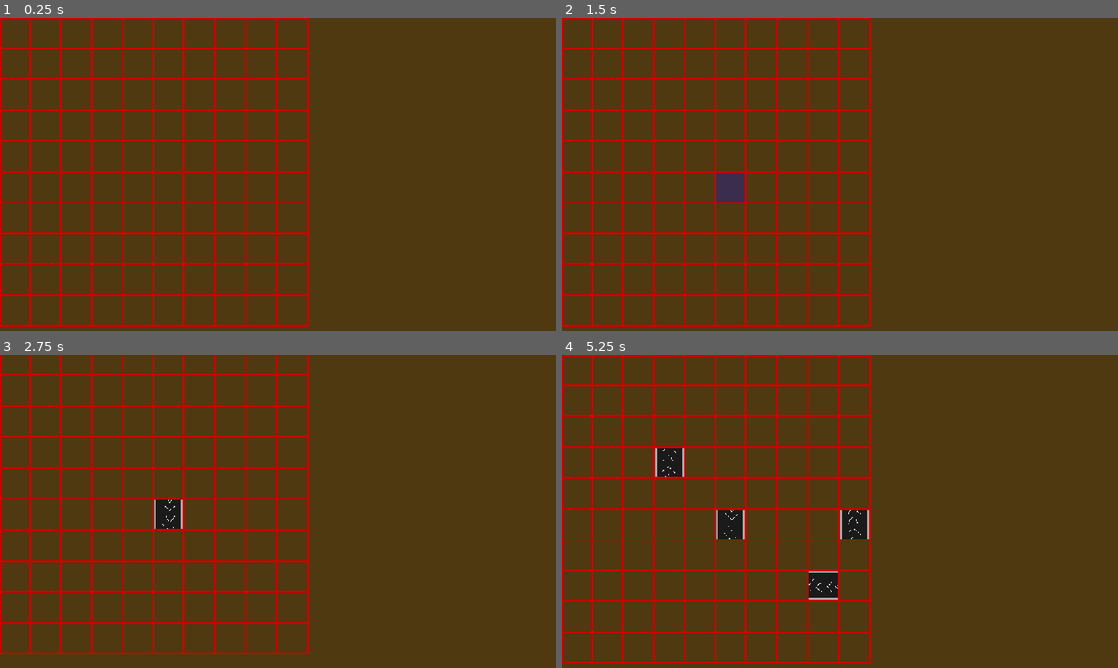
Above: before the commit, frames 1-4 (two rows, left to right).
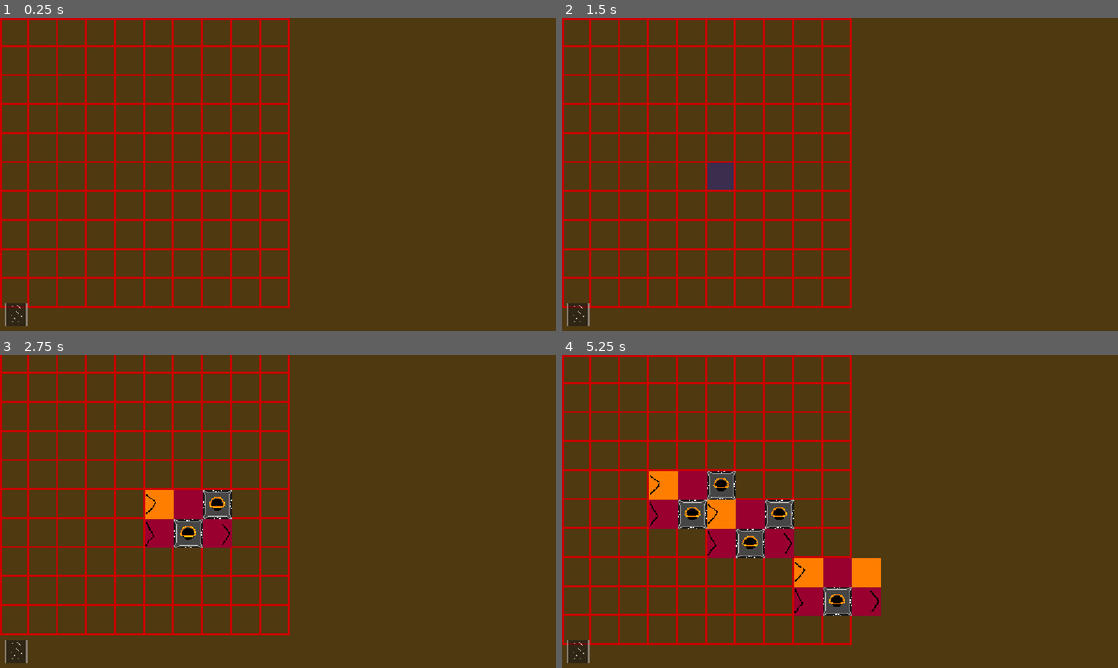
Above: after the commit, the same moments.

Repository: maksymiblue12/TFMG-Mania
Game: Godot game, scene res://world/world.tscn
Two runs of this game, one before a commit and one after it. Both use one fixed random seed, a clock stepped at 60 frames per second and the inputs below.
Inputs (mouse positions are in pixels of both pictures, inside the frame that each line leads up to):
- Up to frame 1 (0.25 s): no input
- Up to frame 2 (1.5 s): tap Enter at 0.5 s; move the mouse to (962, 158) at 0.52 s; press the mouse at (962, 158) at 0.53 s; tap R (rotate_building) at 0.8, 1.35 s; tap Space at 1.25 s; move the mouse to (728, 190) at 1.27 s; release the mouse at (728, 190) at 1.28 s
- Up to frame 3 (2.75 s): click (166, 527) at 1.55 s; move the mouse to (333, 442) at 2.02 s; hold R (rotate_building) from 2.03 s (still down); tap S (camera_down) at 2.1 s; click (333, 442) at 2.17 s
- Up to frame 4 (5.25 s): move the mouse to (812, 574) at 2.77 s; release R (rotate_building) at 2.78 s; tap A (camera_left) at 2.85 s; click (812, 574) at 3.05 s; move the mouse to (1006, 558) at 3.52 s; hold R (rotate_building) 3.53-4.28 s; tap D (camera_right) at 3.6 s; click (1006, 558) at 3.67 s; move the mouse to (673, 464) at 4.27 s; tap W (camera_up) at 4.35 s; click (673, 464) at 4.55 s; move the mouse to (867, 511) at 5.02 s; press the mouse at (867, 511) at 5.03 s

The runs differ from the first frame. In frame 1, 12% of the frame differs, in the area x 0-56%, y 0-99%; in frame 2, 13%; in frame 3, 14%; in frame 4, 20%, in the area x 0-58%, y 0-99%.
Error after the commit: Invalid call. Nonexistent function 'rotate_tile' in base 'Node2D (Furnace)'. (res://game_state.gd:20)

Commit message:
start work on multitile machines

Diff:
--- a/game_constants.gd
+++ b/game_constants.gd
@@ -13,6 +13,12 @@
 	DIRECTION.RIGHT:Vector2.RIGHT,
 	DIRECTION.DOWN:Vector2.UP,
 }
+var DIRECTION_TO_ROTATION={
+	DIRECTION.LEFT:270,
+	DIRECTION.UP:0,
+	DIRECTION.RIGHT:90,
+	DIRECTION.DOWN:180,
+}
 var NEXT_DIRECTION={
 	DIRECTION.LEFT:DIRECTION.UP,
 	DIRECTION.UP:DIRECTION.RIGHT,
--- a/game_state.gd
+++ b/game_state.gd
@@ -1,8 +1,10 @@
 extends Node
+
+signal rotated_tile_to_place
 
 var belt_manager:BeltManager
 
-var tile_to_place:BaseBuilding=Belt.new()
+var tile_to_place:Building=Furnace.new()
 
 func _ready() -> void:
 	belt_manager=get_tree().root.get_node("/root/world/BeltManager")
@@ -16,3 +18,4 @@
 func _input(event: InputEvent) -> void:
 	if (event.is_action_pressed("rotate_building")):
 		tile_to_place.rotate_tile()
+		rotated_tile_to_place.emit()
--- a/project.godot
+++ b/project.godot
@@ -74,5 +74,6 @@
 
 [rendering]
 
+textures/canvas_textures/default_texture_filter=0
 rendering_device/driver.windows="d3d12"
 environment/defaults/default_clear_color=Color(0.30980393, 0.22352941, 0.06666667, 1)
--- a/tiles/base_building.gd
+++ b/tiles/base_building.gd
@@ -1,11 +1,14 @@
 class_name BaseBuilding
-extends Node2D
+extends Building
+
+@onready var sprite:Sprite2D=$Sprite2D
 
 var scene:PackedScene
 var components:PackedStringArray=PackedStringArray()
 
 var square:Square
 var dir:GameConstants.DIRECTION=GameConstants.DIRECTION.UP
+var rotatable:bool=true
 
 func _init() -> void:
 	pass
@@ -17,19 +20,17 @@
 	return dir
 
 func rotate_tile():
+	if (!rotatable): return
 	dir=GameConstants.NEXT_DIRECTION[dir]
 
 func update_sprite_direction():
-	if (dir==GameConstants.DIRECTION.RIGHT):$Sprite2D.rotation_degrees=90
-	elif (dir==GameConstants.DIRECTION.LEFT):$Sprite2D.rotation_degrees=270
-	elif (dir==GameConstants.DIRECTION.DOWN):$Sprite2D.rotation_degrees=180
-	elif (dir==GameConstants.DIRECTION.UP):$Sprite2D.rotation_degrees=0
+	sprite.rotation_degrees=GameConstants.DIRECTION_TO_ROTATION[dir]
 
 func get_center():
-	return global_position+$Sprite2D.get_rect().size/2
+	return global_position+sprite.get_rect().size/2
 
 func get_direction_side(dirc):
-	return global_position+$Sprite2D.get_rect().size/2+$Sprite2D.get_rect().size/2*GameConstants.DIRECTION_TO_VECTOR[dirc]*Vector2(1,-1)
+	return global_position+sprite.get_rect().size/2+sprite.get_rect().size/2*GameConstants.DIRECTION_TO_VECTOR[dirc]*Vector2(1,-1)
 
 func has_component(c:String):
 	return components.has(c)
--- a/tiles/belts/belt_corner/belt_corner.gd
+++ b/tiles/belts/belt_corner/belt_corner.gd
@@ -8,6 +8,9 @@
 	scene=preload("res://tiles/belts/belt_corner/belt_corner.tscn")
 	components.append("belt_corner")
 	dir=GameConstants.DIRECTION.RIGHT
+
+func flip():
+	flipped=!flipped
 
 func get_direction():
 	return GameConstants.OPPOSITE_DIRECTION[dir] if flipped else dir
--- /dev/null
+++ b/tiles/building.gd
@@ -0,0 +1,2 @@
+class_name Building
+extends Node2D
--- a/tiles/debug/item_creator/item_creator.gd
+++ b/tiles/debug/item_creator/item_creator.gd
@@ -6,6 +6,7 @@
 	scene=preload("res://tiles/debug/item_creator/item_creator.tscn")
 	components.append("debug")
 	components.append("item_creator")
+	rotatable=false
 
 func _on_timer_timeout():
 	for i in GameConstants.DIRECTION.values():
--- a/tiles/debug/item_creator/item_creator.tscn
+++ b/tiles/debug/item_creator/item_creator.tscn
@@ -7,6 +7,7 @@
 script = ExtResource("1_hphn8")
 
 [node name="Sprite2D" type="Sprite2D" parent="." unique_id=852147232]
+texture_filter = 1
 texture = ExtResource("1_enb3j")
 offset = Vector2(30, 30)
 
--- a/tiles/item_acceptor.gd
+++ b/tiles/item_acceptor.gd
@@ -27,11 +27,22 @@
 	acceptor_active=false
 	pop_accepted_item()
 
+func has_accepted_item():
+	return accepted_item!=GameConstants.ITEM_TYPE.NONE
+
+func could_accept_item(from_dir:GameConstants.DIRECTION):
+	return acceptor_active and !blocked_acceptor_directions[GameConstants.OPPOSITE_DIRECTION[from_dir]] and can_accept_item(from_dir) and !has_accepted_item()
+
 func try_accept_item(item_type:GameConstants.ITEM_TYPE,from_dir:GameConstants.DIRECTION):
 	if (!acceptor_active or blocked_acceptor_directions[GameConstants.OPPOSITE_DIRECTION[from_dir]]): return false
 	if (!can_accept_item(from_dir)): return false
-	if (accepted_item==GameConstants.ITEM_TYPE.NONE):
+	if (!has_accepted_item()):
 		accepted_item=item_type
 		on_item_accepted()
 		return true
 	return false
+
+func copy_to(tile):
+	super.copy_to(tile)
+	tile.accepted_item=accepted_item
+	tile.acceptor_active=acceptor_active
--- a/tiles/item_black_hole/item_black_hole.gd
+++ b/tiles/item_black_hole/item_black_hole.gd
@@ -5,6 +5,7 @@
 	super._init()
 	scene=preload("res://tiles/item_black_hole/item_black_hole.tscn")
 	components.append("item_black_hole")
+	rotatable=false
 
 func on_item_accepted():
 	pop_accepted_item()
--- /dev/null
+++ b/tiles/machines/base_multitile_building.gd
@@ -0,0 +1,56 @@
+class_name BaseMultiTileBuilding
+extends Building
+
+@onready var sprite:Sprite2D=$Sprite2D
+
+var scene:PackedScene
+var components:PackedStringArray=PackedStringArray()
+
+var square:Square
+var size:Vector2
+var special_tiles:Dictionary
+var controller_position:Vector2=Vector2(0,0)
+
+var special_tile_lookup:Dictionary={}
+
+func _init() -> void:
+	components.append("multitile")
+
+func _ready() -> void:
+	var special={}
+	for k in special_tiles.keys():
+		var v=special_tiles[k]
+		special[v["position"]]={"name":k,"type":v["type"]}
+	var sq=square.get_square_relative(controller_position)
+	if (sq):
+		sq.set_tile(self,true)
+	for x in range(size.x):
+		for y in range(size.y):
+			var offset=Vector2(x,y)-controller_position
+			if (offset==Vector2.ZERO): continue
+			sq=square.get_square_relative(offset)
+			if (!sq): continue
+			var t=ItemBlackHole.new().get_copy()
+			if (Vector2(x,y) in special):
+				var dt=special[Vector2(x,y)]
+				if (dt["type"]=="input"):
+					t=MultiTileInput.new().get_copy()
+					special_tile_lookup[dt["name"]]=t
+				elif (dt["type"]=="output"):
+					t=MultiTileOutput.new().get_copy()
+					special_tile_lookup[dt["name"]]=t
+			sq.set_tile(t)
+
+func has_component(c:String):
+	return components.has(c)
+
+func copy_to(tile):
+	tile.size=size
+
+func get_copy():
+	var b=scene.instantiate()
+	copy_to(b)
+	return b
+
+func _process(_delta: float) -> void:
+	pass
--- /dev/null
+++ b/tiles/machines/furnace/furnace.gd
@@ -0,0 +1,24 @@
+class_name Furnace
+extends BaseMultiTileBuilding
+
+func _init() -> void:
+	super._init()
+	scene=preload("res://tiles/machines/furnace/furnace.tscn")
+	size=Vector2(3,2)
+	special_tiles={
+		"input1":{"position":Vector2(0,0),"type":"input"},
+		"input2":{"position":Vector2(0,1),"type":"input"},
+		"output":{"position":Vector2(2,1),"type":"output"},
+	}
+	controller_position=Vector2(1,0)
+
+func _ready() -> void:
+	super._ready()
+	special_tile_lookup["output"].dir=GameConstants.DIRECTION.RIGHT
+
+func _process(_delta: float) -> void:
+	super._process(_delta)
+	if (special_tile_lookup["input1"].has_accepted_item() and special_tile_lookup["input2"].has_accepted_item()):
+		special_tile_lookup["output"].try_set_ejector_item(GameConstants.ITEM_TYPE.iron)
+		special_tile_lookup["input1"].pop_accepted_item()
+		special_tile_lookup["input2"].pop_accepted_item()
--- /dev/null
+++ b/tiles/machines/furnace/furnace.tscn
@@ -0,0 +1,11 @@
+[gd_scene format=3 uid="uid://4ocdayfrv7vh"]
+
+[ext_resource type="Script" uid="uid://b1hiaiuex2kk4" path="res://tiles/machines/furnace/furnace.gd" id="1_1i6bx"]
+[ext_resource type="Texture2D" uid="uid://e17vsia1d8gj" path="res://assets/furnace.png" id="1_kbsf7"]
+
+[node name="Furnace" type="Node2D" unique_id=532590499]
+script = ExtResource("1_1i6bx")
+
+[node name="Sprite2D" type="Sprite2D" parent="." unique_id=931130675]
+texture = ExtResource("1_kbsf7")
+centered = false
--- /dev/null
+++ b/tiles/machines/helpers/empty/empty.gd
@@ -0,0 +1,8 @@
+class_name MultiTileEmptyBuilding
+extends BaseBuilding
+
+func _init() -> void:
+	super._init()
+	scene=preload("res://tiles/machines/helpers/empty/empty.tscn")
+	components.append("multitile_part")
+	components.append("empty")
--- /dev/null
+++ b/tiles/machines/helpers/empty/empty.tscn
@@ -0,0 +1,8 @@
+[gd_scene format=3 uid="uid://2tbj0igd6wsw"]
+
+[ext_resource type="Script" uid="uid://d1qpnbfa01653" path="res://tiles/machines/helpers/empty/empty.gd" id="1_ftaeo"]
+
+[node name="Empty" type="Node2D" unique_id=615153663]
+script = ExtResource("1_ftaeo")
+
+[node name="Sprite2D" type="Sprite2D" parent="." unique_id=1595526078]
--- /dev/null
+++ b/tiles/machines/helpers/input/input.gd
@@ -0,0 +1,7 @@
+class_name MultiTileInput
+extends ItemAcceptor
+
+func _init() -> void:
+	super._init()
+	scene=preload("res://tiles/machines/helpers/input/input.tscn")
+	components.append("multitile_part")
--- /dev/null
+++ b/tiles/machines/helpers/input/input.tscn
@@ -0,0 +1,8 @@
+[gd_scene format=3 uid="uid://dh1pwmaom66c2"]
+
+[ext_resource type="Script" uid="uid://dl6bn0tpd8460" path="res://tiles/machines/helpers/input/input.gd" id="1_isqta"]
+
+[node name="Input" type="Node2D" unique_id=1879743161]
+script = ExtResource("1_isqta")
+
+[node name="Sprite2D" type="Sprite2D" parent="." unique_id=566288412]
--- /dev/null
+++ b/tiles/machines/helpers/output/output.gd
@@ -0,0 +1,7 @@
+class_name MultiTileOutput
+extends ItemEjector
+
+func _init() -> void:
+	super._init()
+	scene=preload("res://tiles/machines/helpers/output/output.tscn")
+	components.append("multitile_part")
--- /dev/null
+++ b/tiles/machines/helpers/output/output.tscn
@@ -0,0 +1,8 @@
+[gd_scene format=3 uid="uid://cljqwggy13wiy"]
+
+[ext_resource type="Script" uid="uid://dhj54h5v0oluf" path="res://tiles/machines/helpers/output/output.gd" id="1_fgvvn"]
+
+[node name="Output" type="Node2D" unique_id=1387163833]
+script = ExtResource("1_fgvvn")
+
+[node name="Sprite2D" type="Sprite2D" parent="." unique_id=585068320]
--- a/world/camera.gd
+++ b/world/camera.gd
@@ -7,7 +7,7 @@
 
 var zoom_level:int=0
 
-func _input(event: InputEvent) -> void:
+func _unhandled_input(event: InputEvent) -> void:
 	if (event is InputEventMouseMotion):
 		if (Input.is_action_pressed("mouse_right")):
 			position-=event.screen_relative*Vector2(1/zoom.x,1/zoom.y)
--- a/world/grid.gd
+++ b/world/grid.gd
@@ -10,7 +10,7 @@
 	create_grid(Vector2.ZERO,10,10)
 
 func create_grid(start:Vector2,width:int,height:int):
-	grids[grid_id]={"size":Vector2(width,height),"bounds":Rect2(start,Vector2(width*64,height*64)),"selected":Vector2i.ZERO}
+	grids[grid_id]={"size":Vector2(width,height),"bounds":Rect2(start,Vector2(width*60,height*60)),"selected":Vector2i.ZERO}
 	for i in range(width):
 		for j in range(height):
 			create_square(start,i,j,grid_id)
@@ -20,7 +20,7 @@
 	var s=SQUARE.instantiate()
 	add_child(s)
 	s.create(self,x,y,_id)
-	s.global_position=start+Vector2(64*x,64*y)
+	s.global_position=start+Vector2(60*x,60*y)
 	grids[_id][Vector2i(x,y)]=s
 
 func get_square(_id,x,y):
@@ -36,7 +36,7 @@
 			if (!v["bounds"].has_point(get_global_mouse_position())):
 				v[v["selected"]]._on_mouse_exited()
 				continue
-			var pos=Vector2i((get_global_mouse_position()-v["bounds"].position)/64)
+			var pos=Vector2i((get_global_mouse_position()-v["bounds"].position)/60)
 			v[pos]._on_mouse_entered()
 			if (v["selected"]!=pos):
 				v[v["selected"]]._on_mouse_exited()
--- a/world/square.gd
+++ b/world/square.gd
@@ -43,16 +43,23 @@
 		GameConstants.DIRECTION.DOWN:grid.get_square_or_null(grid_id,x_index,y_index+1),
 	}
 
+func get_square_relative(offset:Vector2):
+	return grid.get_square_or_null(grid_id,x_index+offset.x,y_index+offset.y)
+
 func _unhandled_input(event: InputEvent) -> void:
 	if (event.is_action_pressed("mouse_left")):
 		if (has_mouse and !has_tile):
-			set_tile()
+			set_tile(GameState.get_placable_tile())
 
-func set_tile():
+func set_tile(_tile:Node2D,reparent_instead:bool=false):
 	has_tile=true
-	tile=GameState.get_placable_tile()
+	tile=_tile
+	tile.z_index=1
 	tile.square=self
-	add_child(tile)
+	if (reparent_instead):
+		tile.reparent(self)
+	else:
+		add_child(tile)
 
 func _on_mouse_entered() -> void:
 	if (has_mouse):return
--- a/world/square.tscn
+++ b/world/square.tscn
@@ -1,6 +1,6 @@
 [gd_scene format=3 uid="uid://w8prlivc3evw"]
 
-[ext_resource type="Script" uid="uid://cr4yykkluva0a" path="res://square.gd" id="1_2eeqm"]
+[ext_resource type="Script" uid="uid://cr4yykkluva0a" path="res://world/square.gd" id="1_2eeqm"]
 
 [sub_resource type="StyleBoxFlat" id="StyleBoxFlat_pijsi"]
 bg_color = Color(0.6, 0.6, 0.6, 0)
@@ -8,20 +8,11 @@
 border_width_bottom = 4
 border_color = Color(0.8, 0, 0, 1)
 
-[sub_resource type="RectangleShape2D" id="RectangleShape2D_pijsi"]
-size = Vector2(64, 64)
-
 [node name="square" type="Node2D" unique_id=1941574083]
 script = ExtResource("1_2eeqm")
 
 [node name="Panel" type="Panel" parent="." unique_id=1095886861]
-custom_minimum_size = Vector2(64, 64)
+custom_minimum_size = Vector2(60, 60)
 offset_right = 40.0
 offset_bottom = 40.0
 theme_override_styles/panel = SubResource("StyleBoxFlat_pijsi")
-
-[node name="MouseDetector" type="Area2D" parent="." unique_id=1743971215]
-position = Vector2(32, 32)
-
-[node name="CollisionShape" type="CollisionShape2D" parent="MouseDetector" unique_id=898821450]
-shape = SubResource("RectangleShape2D_pijsi")
--- /dev/null
+++ b/world/ui/current_tile_preview.gd
@@ -0,0 +1,22 @@
+class_name TilePreview
+extends Control
+
+@onready var texture_rect:TextureRect=$TextureRect
+
+func _ready() -> void:
+	GameState.rotated_tile_to_place.connect(self.update_rotation)
+
+func update_rotation():
+	texture_rect.rotation_degrees=GameConstants.DIRECTION_TO_ROTATION[GameState.tile_to_place.dir]
+	if (GameState.tile_to_place.has_component("belt_corner")):
+		texture_rect.rotation_degrees-=90
+
+func update_sprite(texture:Texture2D,flip:Array[bool],_material:Material):
+	update_rotation()
+	texture_rect.texture=texture
+	texture_rect.flip_h=flip[0]
+	texture_rect.flip_v=flip[1]
+	if (_material):
+		texture_rect.material=_material.duplicate()
+	else:
+		texture_rect.material=null
--- a/world/ui/tile_picker_option.gd
+++ b/world/ui/tile_picker_option.gd
@@ -3,9 +3,12 @@
 
 @export var texture:Texture2D
 @export var scene:PackedScene
+@export var function_to_call_name:String
 
 @onready var sprite:TextureRect=$TextureRect
 @onready var anim_player:AnimationPlayer=$AnimationPlayer
+
+var ui:UI
 
 var has_mouse:bool=false
 
@@ -13,9 +16,14 @@
 	sprite.texture=texture
 
 func _input(event: InputEvent) -> void:
+	if (!is_visible_in_tree()): return
 	if (event is InputEventMouseButton):
 		if (event.button_index==MOUSE_BUTTON_LEFT and sprite.get_rect().has_point(get_local_mouse_position())):
 			GameState.set_placable_tile(scene)
+			if (!function_to_call_name.is_empty()):
+				GameState.tile_to_place.call(function_to_call_name)
+			if (ui):
+				ui.tile_preview.update_sprite(texture,[sprite.flip_h,sprite.flip_v],sprite.material)
 			anim_player.play("click_tile_picker_option")
 
 func _on_mouse_entered() -> void:
--- a/world/ui/ui.gd
+++ b/world/ui/ui.gd
@@ -1,8 +1,15 @@
+class_name UI
 extends CanvasLayer
 
 @onready var anim_player:AnimationPlayer=$MarginContainer/HBoxContainer/AnimationPlayer
 
+@onready var tile_preview:TilePreview=$MarginContainer/VBoxContainer/HBoxContainer/TilePreview
+
 var tile_picker_open:bool=false
+
+func _ready() -> void:
+	for t in $MarginContainer/HBoxContainer/Panel/MarginContainer/TabContainer/Belt/VBoxContainer.get_children():
+		t.ui=self
 
 func _input(event: InputEvent) -> void:
 	if (event.is_action_pressed("open_tile_picker")):
--- a/world/ui/ui.tscn
+++ b/world/ui/ui.tscn
@@ -14,6 +14,9 @@
 [ext_resource type="PackedScene" uid="uid://b475w2vntlm8e" path="res://tiles/belts/belt_splitter/belt_splitter.tscn" id="12_abnl4"]
 [ext_resource type="Texture2D" uid="uid://du0qb2t2j7mey" path="res://assets/item_creator.png" id="13_3pprp"]
 [ext_resource type="PackedScene" uid="uid://c3x4x3ov5vcpk" path="res://tiles/debug/item_creator/item_creator.tscn" id="14_cdabw"]
+[ext_resource type="Script" uid="uid://b6xi34sjwlvs7" path="res://world/ui/current_tile_preview.gd" id="15_cdabw"]
+[ext_resource type="Texture2D" uid="uid://351nhbs51s31" path="res://assets/belt_frog.png" id="15_khixw"]
+[ext_resource type="PackedScene" uid="uid://4ocdayfrv7vh" path="res://tiles/machines/furnace/furnace.tscn" id="16_sjk6q"]
 
 [sub_resource type="StyleBoxFlat" id="StyleBoxFlat_v2477"]
 bg_color = Color(0.71, 0.53249997, 0, 1)
@@ -27,7 +30,15 @@
 corner_radius_bottom_right = 25
 corner_radius_bottom_left = 25
 
+[sub_resource type="StyleBoxEmpty" id="StyleBoxEmpty_7y18a"]
+content_margin_top = 10.0
+
 [sub_resource type="ShaderMaterial" id="ShaderMaterial_g30op"]
+shader = ExtResource("6_o2uhh")
+shader_parameter/speed = 0.0
+shader_parameter/flip_y = true
+
+[sub_resource type="ShaderMaterial" id="ShaderMaterial_cdabw"]
 shader = ExtResource("6_o2uhh")
 shader_parameter/speed = 0.0
 shader_parameter/flip_y = true
@@ -151,48 +162,109 @@
 theme_override_constants/margin_right = 15
 theme_override_constants/margin_bottom = 15
 
-[node name="ScrollContainer" type="ScrollContainer" parent="MarginContainer/HBoxContainer/Panel/MarginContainer" unique_id=129896138]
-layout_mode = 2
-
-[node name="VBoxContainer" type="VBoxContainer" parent="MarginContainer/HBoxContainer/Panel/MarginContainer/ScrollContainer" unique_id=442330395]
+[node name="TabContainer" type="TabContainer" parent="MarginContainer/HBoxContainer/Panel/MarginContainer" unique_id=271126485]
+layout_mode = 2
+theme_override_constants/side_margin = 0
+theme_override_styles/panel = SubResource("StyleBoxEmpty_7y18a")
+current_tab = 0
+
+[node name="Belt" type="ScrollContainer" parent="MarginContainer/HBoxContainer/Panel/MarginContainer/TabContainer" unique_id=129896138]
+layout_mode = 2
+metadata/_tab_index = 0
+
+[node name="VBoxContainer" type="VBoxContainer" parent="MarginContainer/HBoxContainer/Panel/MarginContainer/TabContainer/Belt" unique_id=442330395]
 layout_mode = 2
 size_flags_horizontal = 3
 size_flags_vertical = 3
 
-[node name="TilePickerOption" parent="MarginContainer/HBoxContainer/Panel/MarginContainer/ScrollContainer/VBoxContainer" unique_id=1716659385 instance=ExtResource("2_2jtvl")]
+[node name="TilePickerOption" parent="MarginContainer/HBoxContainer/Panel/MarginContainer/TabContainer/Belt/VBoxContainer" unique_id=1716659385 instance=ExtResource("2_2jtvl")]
 layout_mode = 2
 texture = ExtResource("1_fmcf5")
 scene = ExtResource("4_1edyf")
 
-[node name="TilePickerOption2" parent="MarginContainer/HBoxContainer/Panel/MarginContainer/ScrollContainer/VBoxContainer" unique_id=550196283 instance=ExtResource("2_2jtvl")]
+[node name="TilePickerOption2" parent="MarginContainer/HBoxContainer/Panel/MarginContainer/TabContainer/Belt/VBoxContainer" unique_id=550196283 instance=ExtResource("2_2jtvl")]
 layout_mode = 2
 texture = ExtResource("1_fmcf5")
 scene = ExtResource("6_mhr6j")
 
-[node name="TextureRect" parent="MarginContainer/HBoxContainer/Panel/MarginContainer/ScrollContainer/VBoxContainer/TilePickerOption2" index="0" unique_id=2064562833]
+[node name="TextureRect" parent="MarginContainer/HBoxContainer/Panel/MarginContainer/TabContainer/Belt/VBoxContainer/TilePickerOption2" index="0" unique_id=2064562833]
 material = SubResource("ShaderMaterial_g30op")
 
-[node name="TilePickerOption3" parent="MarginContainer/HBoxContainer/Panel/MarginContainer/ScrollContainer/VBoxContainer" unique_id=2121589846 instance=ExtResource("2_2jtvl")]
+[node name="TilePickerOption7" parent="MarginContainer/HBoxContainer/Panel/MarginContainer/TabContainer/Belt/VBoxContainer" unique_id=2121589846 instance=ExtResource("2_2jtvl")]
+layout_mode = 2
+texture = ExtResource("1_fmcf5")
+scene = ExtResource("6_mhr6j")
+function_to_call_name = "flip"
+
+[node name="TextureRect" parent="MarginContainer/HBoxContainer/Panel/MarginContainer/TabContainer/Belt/VBoxContainer/TilePickerOption7" index="0" unique_id=2064562833]
+material = SubResource("ShaderMaterial_cdabw")
+flip_h = true
+
+[node name="TilePickerOption3" parent="MarginContainer/HBoxContainer/Panel/MarginContainer/TabContainer/Belt/VBoxContainer" unique_id=1823678049 instance=ExtResource("2_2jtvl")]
 layout_mode = 2
 texture = ExtResource("7_b41bv")
 scene = ExtResource("8_faapr")
 
-[node name="TilePickerOption5" parent="MarginContainer/HBoxContainer/Panel/MarginContainer/ScrollContainer/VBoxContainer" unique_id=46080700 instance=ExtResource("2_2jtvl")]
+[node name="TilePickerOption5" parent="MarginContainer/HBoxContainer/Panel/MarginContainer/TabContainer/Belt/VBoxContainer" unique_id=46080700 instance=ExtResource("2_2jtvl")]
 layout_mode = 2
 texture = ExtResource("11_te1d7")
 scene = ExtResource("12_abnl4")
 
-[node name="TilePickerOption4" parent="MarginContainer/HBoxContainer/Panel/MarginContainer/ScrollContainer/VBoxContainer" unique_id=1522163489 instance=ExtResource("2_2jtvl")]
+[node name="TilePickerOption4" parent="MarginContainer/HBoxContainer/Panel/MarginContainer/TabContainer/Belt/VBoxContainer" unique_id=1522163489 instance=ExtResource("2_2jtvl")]
 layout_mode = 2
 texture = ExtResource("9_s1k7j")
 scene = ExtResource("10_qlfln")
 
-[node name="TilePickerOption6" parent="MarginContainer/HBoxContainer/Panel/MarginContainer/ScrollContainer/VBoxContainer" unique_id=1449680721 instance=ExtResource("2_2jtvl")]
+[node name="TilePickerOption6" parent="MarginContainer/HBoxContainer/Panel/MarginContainer/TabContainer/Belt/VBoxContainer" unique_id=1449680721 instance=ExtResource("2_2jtvl")]
 layout_mode = 2
 texture = ExtResource("13_3pprp")
 scene = ExtResource("14_cdabw")
 
+[node name="Machines" type="ScrollContainer" parent="MarginContainer/HBoxContainer/Panel/MarginContainer/TabContainer" unique_id=1873459311]
+visible = false
+layout_mode = 2
+metadata/_tab_index = 1
+
+[node name="VBoxContainer" type="VBoxContainer" parent="MarginContainer/HBoxContainer/Panel/MarginContainer/TabContainer/Machines" unique_id=1516472648]
+layout_mode = 2
+size_flags_horizontal = 3
+size_flags_vertical = 3
+
+[node name="TilePickerOption" parent="MarginContainer/HBoxContainer/Panel/MarginContainer/TabContainer/Machines/VBoxContainer" unique_id=663436585 instance=ExtResource("2_2jtvl")]
+layout_mode = 2
+texture = ExtResource("15_khixw")
+scene = ExtResource("16_sjk6q")
+
 [node name="AnimationPlayer" type="AnimationPlayer" parent="MarginContainer/HBoxContainer" unique_id=2035277373]
 libraries/ = SubResource("AnimationLibrary_pmapg")
 
-[editable path="MarginContainer/HBoxContainer/Panel/MarginContainer/ScrollContainer/VBoxContainer/TilePickerOption2"]
+[node name="VBoxContainer" type="VBoxContainer" parent="MarginContainer" unique_id=190519951]
+layout_mode = 2
+mouse_filter = 2
+alignment = 2
+
+[node name="HBoxContainer" type="HBoxContainer" parent="MarginContainer/VBoxContainer" unique_id=240744299]
+layout_mode = 2
+
+[node name="TilePreview" type="Control" parent="MarginContainer/VBoxContainer/HBoxContainer" unique_id=540897105]
+modulate = Color(1, 1, 1, 0.6)
+layout_mode = 2
+offset_transform_enabled = true
+offset_transform_scale = Vector2(0.8, 0.8)
+script = ExtResource("15_cdabw")
+
+[node name="TextureRect" type="TextureRect" parent="MarginContainer/VBoxContainer/HBoxContainer/TilePreview" unique_id=1651989865]
+texture_filter = 1
+custom_minimum_size = Vector2(60, 60)
+layout_mode = 1
+anchors_preset = 2
+anchor_top = 1.0
+anchor_bottom = 1.0
+offset_top = -40.0
+offset_right = 40.0
+grow_vertical = 0
+pivot_offset_ratio = Vector2(0.5, 0.5)
+texture = ExtResource("1_fmcf5")
+
+[editable path="MarginContainer/HBoxContainer/Panel/MarginContainer/TabContainer/Belt/VBoxContainer/TilePickerOption2"]
+[editable path="MarginContainer/HBoxContainer/Panel/MarginContainer/TabContainer/Belt/VBoxContainer/TilePickerOption7"]
Binary file added: assets/furnace.png
Not shown, added: assets/furnace.png.import
Not shown, added: tiles/building.gd.uid
Not shown, added: tiles/machines/base_multitile_building.gd.uid
Not shown, added: tiles/machines/furnace/furnace.gd.uid
Not shown, added: tiles/machines/helpers/empty/empty.gd.uid
Not shown, added: tiles/machines/helpers/input/input.gd.uid
Not shown, added: tiles/machines/helpers/output/output.gd.uid
Not shown, added: world/ui/current_tile_preview.gd.uid
